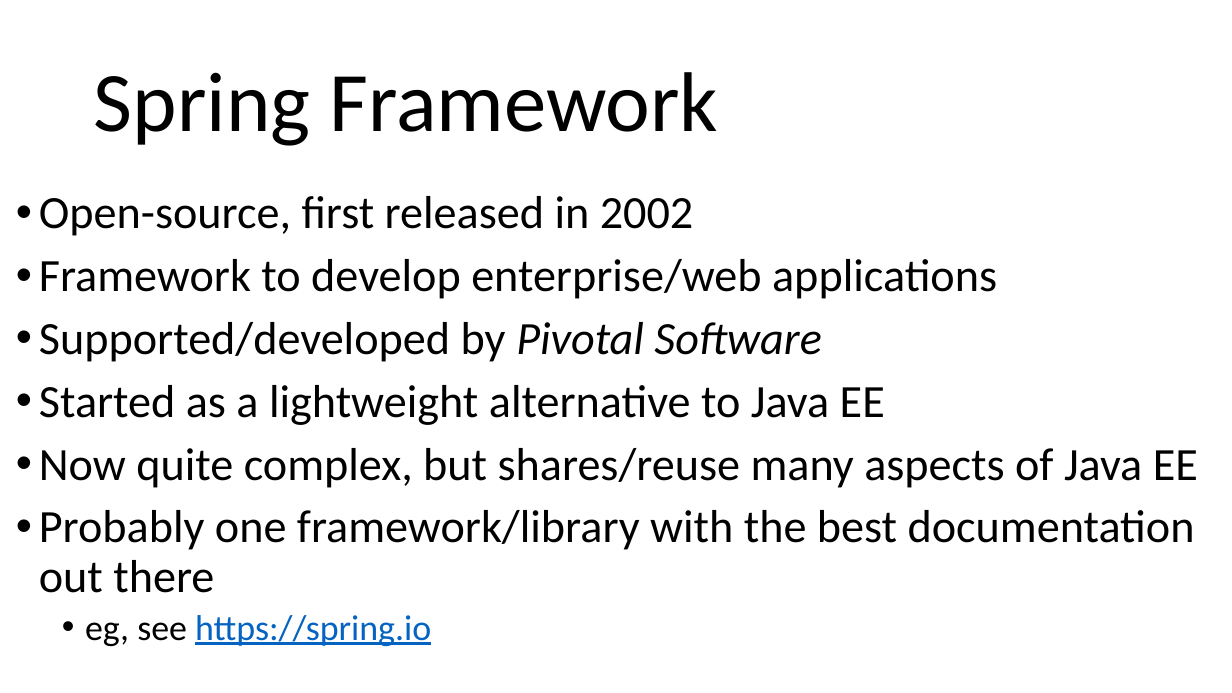
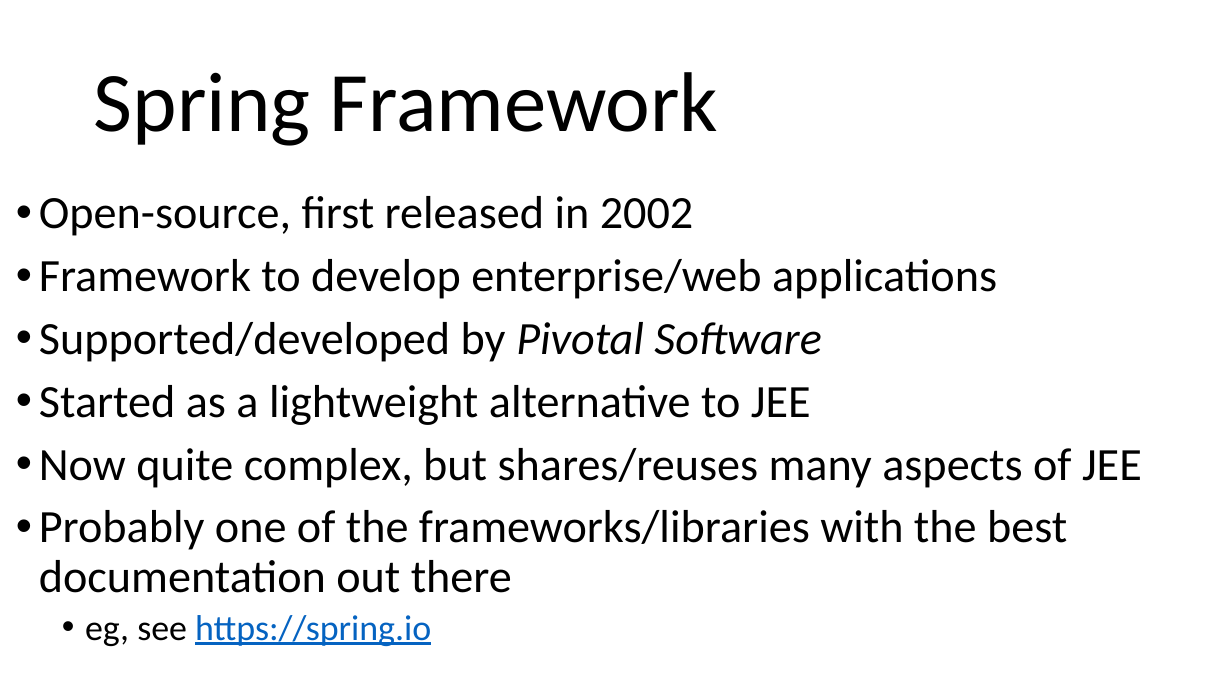
Before and after one commit to arcuri82/testing_security_development_enterprise_systems, a slide deck: slide 3 of doc/intro/slides/lesson_08_spring.pptx. Drawn at 1232x693 pixels with LibreOffice and Linux fonts; fonts in the diff are those of the drawing. Boxes give left, top, right and bottom in pixels: in the first picture for what was removed or moved away, otherwise in the second. Text is boxed around its words. In the diff, an @@ line names an element or a change of style, - is before the commit and + after.

```diff
--- a/doc/intro/slides/lesson_08_spring.pptx
+++ b/doc/intro/slides/lesson_08_spring.pptx
@@ text at (39, 385, 1142, 593): text changed @@
-• Started as a lightweight alternative to Java EE
-• Now quite complex, but shares/reuse many aspects of Java EE
-• Probably one framework/library with the best documentation out there
+• Started as a lightweight alternative to JEE
+• Now quite complex, but shares/reuses many aspects of JEE
+• Probably one of the frameworks/libraries with the best documentation out there
```
Also in this commit, not shown: 9 other slides changed, 1 other file.
